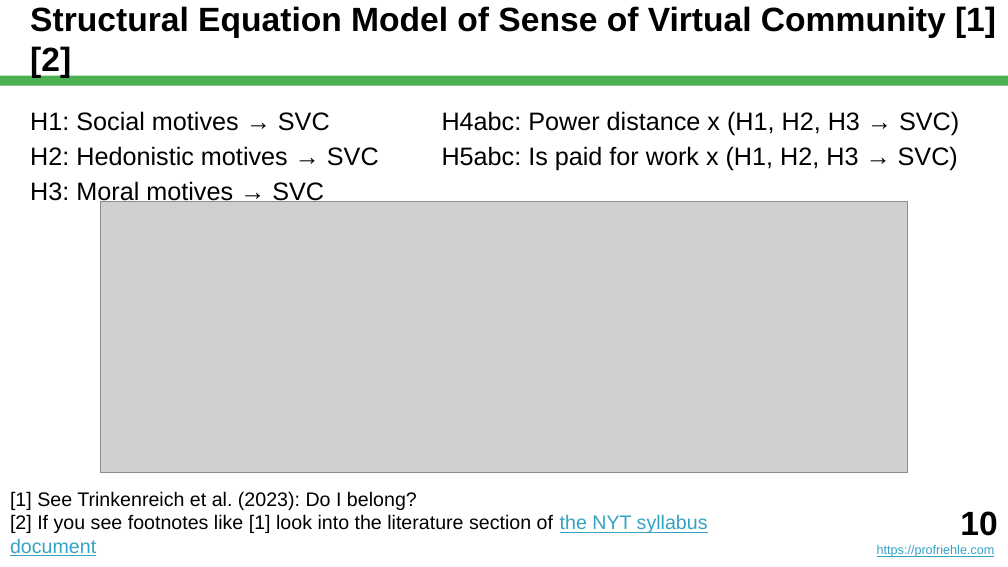
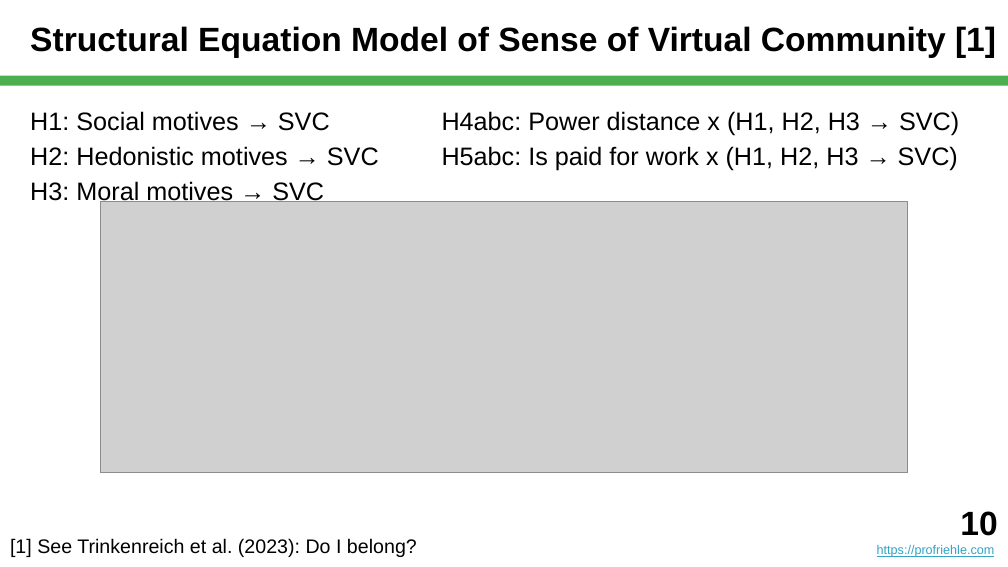
Before and after one commit to dirkriehle/nyt-course, a slide deck: slide 10 of Lecture slides/NYT B01 - What is Science.pptx. Drawn at 1008x567 pixels with LibreOffice and Linux fonts; fonts in the diff are those of the drawing; grey boxes stand for pictures. Boxes give left, top, right and bottom in pixels: in the first picture for what was removed or moved away, otherwise in the second. Text is boxed around its words. In the diff, an @@ line names an element or a change of style, - is before the commit and + after.

```diff
--- a/Lecture slides/NYT B01 - What is Science.pptx
+++ b/Lecture slides/NYT B01 - What is Science.pptx
@@ title at [30, 26, 996, 58]: text changed @@
-Structural Equation Model of Sense of Virtual Community [1] [2]
+Structural Equation Model of Sense of Virtual Community [1]
@@ text at [10, 514, 708, 556]: paragraph removed @@
-[2] If you see footnotes like [1] look into the literature section of the NYT syllabus document
```
Also in this commit, not shown: 11 other slides changed, 1 slide added, 3 other files.
